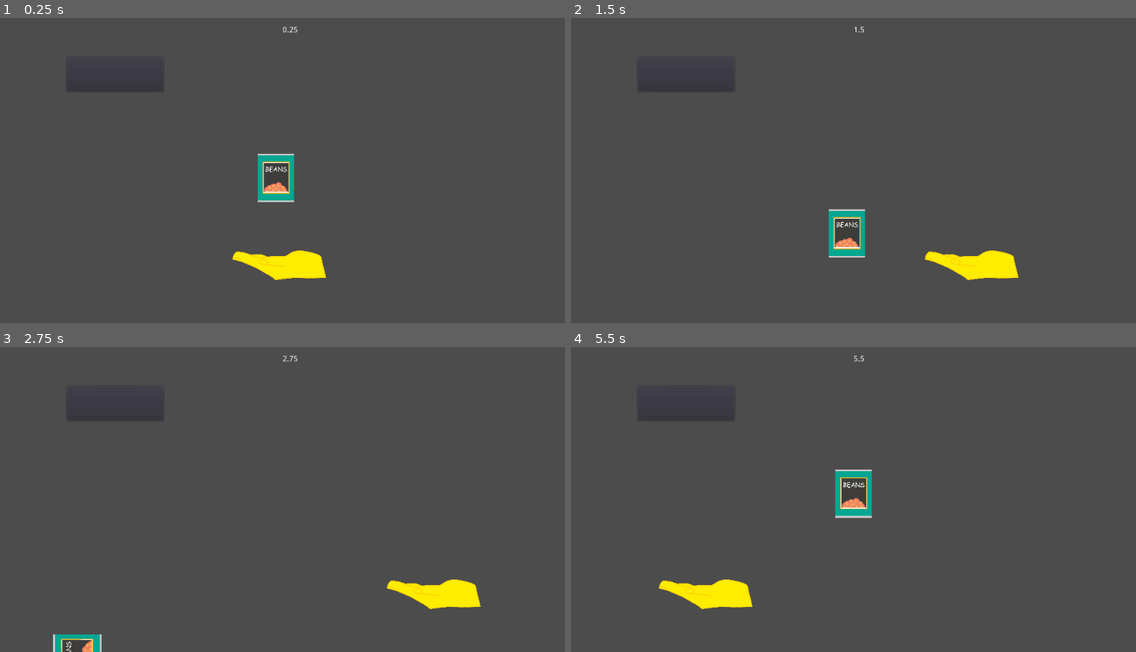
Above: before the commit, frames 1-4 (two rows, left to right).
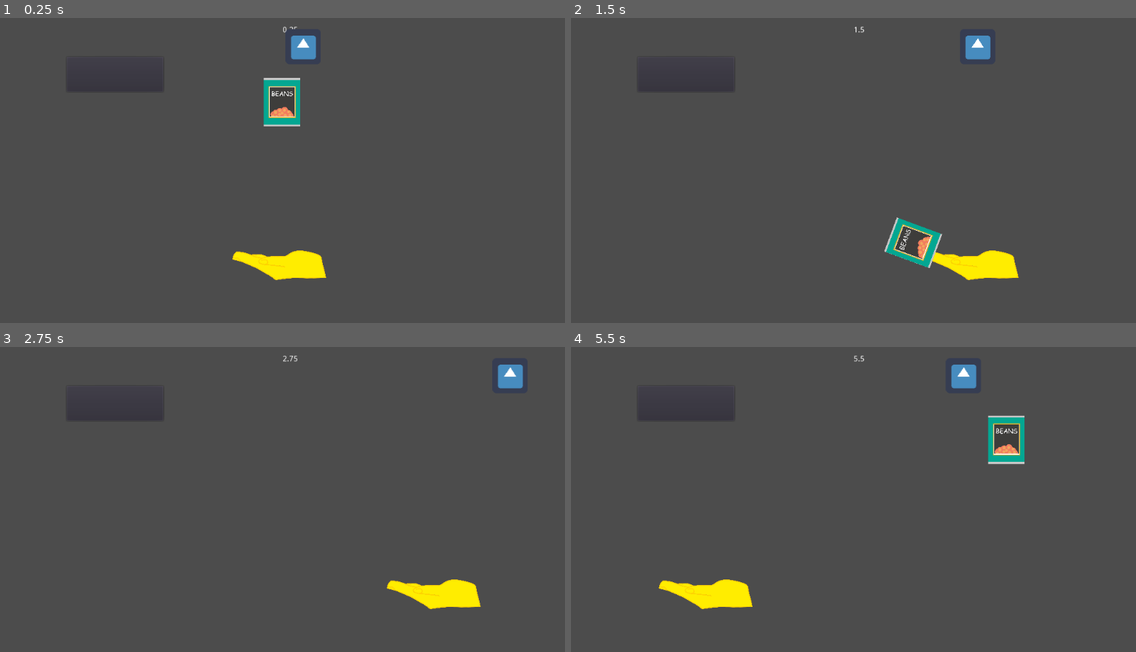
Above: after the commit, the same moments.

Repository: FyshStyx/SpillTheBeans
Game: Godot game, scene res://MainScene.tscn
Two runs of this game, one before a commit and one after it. Both use one fixed random seed, a clock stepped at 60 frames per second and the inputs below. The project has no main scene, so this scene is started directly. The engine's default icon, where the game draws it, is replaced by a stand-in: a white triangle on a blue panel in a dark square.
Inputs:
- Up to frame 1 (0.25 s): no input
- Up to frame 2 (1.5 s): hold D (movement_right) 0.53-1.28 s; hold A (movement_left) from 1.28 s (still down)
- Up to frame 3 (2.75 s): release A (movement_left) at 2.03 s; hold D (movement_right) from 2.03 s (still down)
- Up to frame 4 (5.5 s): release D (movement_right) at 3.53 s; hold A (movement_left) from 3.53 s (still down)

The runs differ from the first frame. In frame 1, 1.9% of the frame differs, in the area x 45-56%, y 3-61%; in frame 2, 1.9%; in frame 3, 0.7%; in frame 4, 1.8%.

Commit message:
fixed beans moving with spawner

Diff:
--- a/beans/BeanCan.tscn
+++ b/beans/BeanCan.tscn
@@ -6,6 +6,7 @@
 extents = Vector2( 33, 44 )
 
 [node name="Can" type="RigidBody2D"]
+gravity_scale = 10.0
 
 [node name="BeanCan" type="Sprite" parent="."]
 scale = Vector2( 0.043, 0.043 )
--- /dev/null
+++ b/beans/BeanSpawner.gd
@@ -0,0 +1,36 @@
+extends Node2D
+
+
+const can = preload("res://BeanCan.tscn")
+var screen_size
+export var speed = 400
+var velocity = Vector2.ZERO
+
+# Called when the node enters the scene tree for the first time.
+func _ready():
+	screen_size = get_viewport_rect().size
+	velocity.x = 1
+
+
+# Called every frame. 'delta' is the elapsed time since the previous frame.
+func _process(delta):
+
+
+
+	#update direction if hit edge screen
+	if position.x == screen_size.x:
+		velocity.x = -1
+	elif position.x == 0:
+		velocity.x = 1
+
+	velocity = velocity.normalized() * speed
+
+	#Update position
+	position += velocity * delta
+	position.x = clamp(position.x, 0, screen_size.x)
+
+
+func _on_Timer_timeout():
+	var newcan = can.instance()
+	newcan.position = position
+	owner.add_child(newcan)
--- /dev/null
+++ b/beans/BeanSpawner.tscn
@@ -0,0 +1,11 @@
+[gd_scene load_steps=3 format=2]
+
+[ext_resource path="res://icon.png" type="Texture" id=1]
+[ext_resource path="res://BeanSpawner.gd" type="Script" id=2]
+
+[node name="BeanSpawner" type="Node2D"]
+script = ExtResource( 2 )
+speed = 150
+
+[node name="Sprite" type="Sprite" parent="."]
+texture = ExtResource( 1 )
--- a/beans/MainScene.gd
+++ b/beans/MainScene.gd
@@ -1,21 +1,13 @@
 extends Control
 
 
-const can = preload("res://BeanCan.tscn")
-var screen_size
 
 
 # Called when the node enters the scene tree for the first time.
 func _ready():
-	screen_size = get_viewport_rect().size
+	pass
 
 
 # Called every frame. 'delta' is the elapsed time since the previous frame.
 #func _process(delta):
 #	pass
-
-func _on_Timer_timeout():
-	var newcan = can.instance()
-	var position = Vector2(screen_size.x/2, screen_size.y/2)
-	newcan.translate(position)
-	self.add_child(newcan)
--- a/beans/MainScene.tscn
+++ b/beans/MainScene.tscn
@@ -1,9 +1,10 @@
-[gd_scene load_steps=5 format=2]
+[gd_scene load_steps=6 format=2]
 
 [ext_resource path="res://Counter.gd" type="Script" id=1]
 [ext_resource path="res://BeanCan.tscn" type="PackedScene" id=2]
 [ext_resource path="res://HumanHand.tscn" type="PackedScene" id=3]
 [ext_resource path="res://MainScene.gd" type="Script" id=4]
+[ext_resource path="res://BeanSpawner.tscn" type="PackedScene" id=6]
 
 [node name="Control" type="Control"]
 anchor_right = 1.0
@@ -32,11 +33,14 @@
 position = Vector2( 506, 495 )
 
 [node name="Can" parent="." instance=ExtResource( 2 )]
-position = Vector2( 500, 333 )
+position = Vector2( 511, 170 )
 
 [node name="Timer" type="Timer" parent="."]
 wait_time = 5.0
 autostart = true
 
+[node name="BeanSpawner" parent="." instance=ExtResource( 6 )]
+position = Vector2( 512, 97 )
+
 [connection signal="pressed" from="Button" to="Counter" method="_on_Button_pressed"]
-[connection signal="timeout" from="Timer" to="." method="_on_Timer_timeout"]
+[connection signal="timeout" from="Timer" to="BeanSpawner" method="_on_Timer_timeout"]
